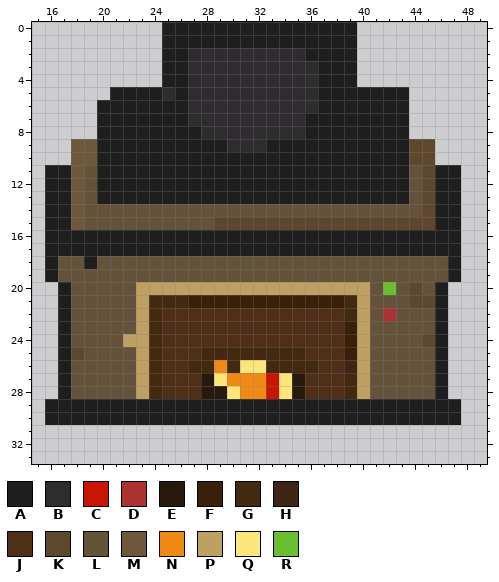
One commit to this pixel-art sprite: UnityProject/Assets/_Art/AnimElements/FireplaceEmpty4.png. This is how it looked before the edit.
The file is 55x46 pixels. Colours within 5 levels of each other are drawn and written as one. Shown: x 15..49, y 0..33.
Palette (. is transparent): A #1f1e1f  B #2f2c2f  C #c81504  D #ac3232  E #271a0d  F #3b2009  G #43290f  H #402415  J #4f2f17  K #5e482d  L #65523a  M #6e573a  N #ef8a17  P #bea062  Q #fce679  R #6abe30
Pixels before, first column x 16:
 0 .........AAAAAAAAAAAAAAA........
 1 .........AAAAAAAAAAAAAAA........
 2 .........AABBBBBBBBBAAAA........
 3 .........AABBBBBBBBBBAAA........
 4 .........AABBBBBBBBBBAAA........
 5 .....AAAABABBBBBBBBBBAAAAAAA....
 6 ....AAAAAAABBBBBBBBBBAAAAAAA....
 7 ....AAAAAAABBBBBBBBBAAAAAAAA....
 8 ....AAAAAAAABBBBBBBBAAAAAAAA....
 9 ..MMAAAAAAAAAABBBAAAAAAAAAAAKK..
10 ..MMAAAAAAAAAAAAAAAAAAAAAAAAKK..
11 AAMLAAAAAAAAAAAAAAAAAAAAAAAALKAA
12 AAMLAAAAAAAAAAAAAAAAAAAAAAAALKAA
13 AAMLAAAAAAAAAAAAAAAAAAAAAAAALKAA
14 AAMLLLLLLLLLLLLLLLLLLLLLLLLLLKAA
15 AAMLLLLLLLLLLKKKKKKKKKKKKKKKKKAA
16 AAAAAAAAAAAAAAAAAAAAAAAAAAAAAAAA
17 AAAAAAAAAAAAAAAAAAAAAAAAAAAAAAAA
18 ALLALLLLLLLLLLLLLLLLLLLLLLLLLLLA
19 ALLLLLLLLLLLLLLLLLLLLLLLLLLLLLLA
20 .ALLLLLPPPPPPPPPPPPPPPPPPLRLKLA.
21 .ALLLLLPGGGFFFFFFFFFFFFGPLLLKKA.
22 .ALLLLLPGJJJJJJJJJJJJJJGPLDLLLA.
23 .ALLLLLPGJJJJJJJJJJJJJJFPLLLLLA.
24 .ALLLLPPGJJJJJJJJJJJJJJFPLLLLKA.
25 .AKLLLLPGJJJGGGGGGGGJJJFPLLLLLA.
26 .ALLLLLPGJJGGNGQQGGGGJJHPLLLLLA.
27 .ALLLLLPGJJJEQNNNCQEJJJGPLLLLLA.
28 .ALLLLLPGJJJEEQNNCQEJJJGPLLLLLA.
29 AAAAAAAAAAAAAAAAAAAAAAAAAAAAAAAA
30 AAAAAAAAAAAAAAAAAAAAAAAAAAAAAAAA
The same view after the edit:
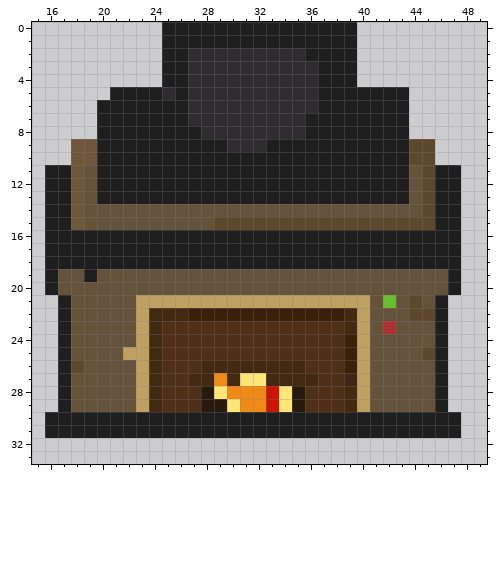
Edits made:
Colour A is added in row 20 at x 16 and 47; in row 31 at x 16 to 47.
Colour A replaces colour L in row 18 at x 17 to 18 and 20 to 46; in row 19 at x 19.
Colour C replaces colour A in row 29 at x 33.
Colour D replaces colour L in row 23 at x 42.
Colour E replaces colour A in row 29 at x 28 to 29 and 35.
Colour F replaces colour H in row 26 at x 39.
Colour F replaces colour J in row 22 at x 27 to 38.
Colour G replaces colour A in row 29 at x 24 and 39.
Colour G replaces colour C in row 27 at x 33.
Colour G replaces colour E in row 27 at x 28 and 35.
Colour G replaces colour F in row 23 at x 39.
Colour G replaces colour J in row 22 at x 25 to 26; in row 27 at x 27 and 36.
Colour G replaces colour N in row 26 at x 29; in row 27 at x 30.
Colour G replaces colour Q in row 26 at x 31 to 32; in row 27 at x 34.
Colour H replaces colour G in row 27 at x 39.
Colour J replaces colour A in row 29 at x 25 to 27 and 36 to 38.
Colour J replaces colour G in row 25 at x 28 to 35; in row 26 at x 27 and 36.
Colour K replaces colour L in row 22 at x 44 to 45; in row 25 at x 45; in row 26 at x 18.
Colour L replaces colour A in row 20 at x 17 and 46; in row 29 at x 18 to 22 and 41 to 45.
Colour L replaces colour D in row 22 at x 42.
Colour L replaces colour K in row 20 at x 44; in row 21 at x 45; in row 24 at x 45; in row 25 at x 18.
Colour L replaces colour P in row 20 at x 23 to 40; in row 24 at x 22.
Colour L replaces colour R in row 20 at x 42.
Colour N replaces colour A in row 29 at x 31 to 32.
Colour N replaces colour Q in row 27 at x 29; in row 28 at x 30.
Colour P replaces colour A in row 29 at x 23 and 40.
Colour P replaces colour F in row 21 at x 27 to 38.
Colour P replaces colour G in row 21 at x 24 to 26 and 39.
Colour P replaces colour L in row 25 at x 22.
Colour Q replaces colour A in row 29 at x 30 and 34.
Colour Q replaces colour E in row 28 at x 29.
Colour Q replaces colour N in row 27 at x 31 to 32.
Colour R replaces colour L in row 21 at x 42.
Colour A is removed in row 29 at x 16 and 47.
